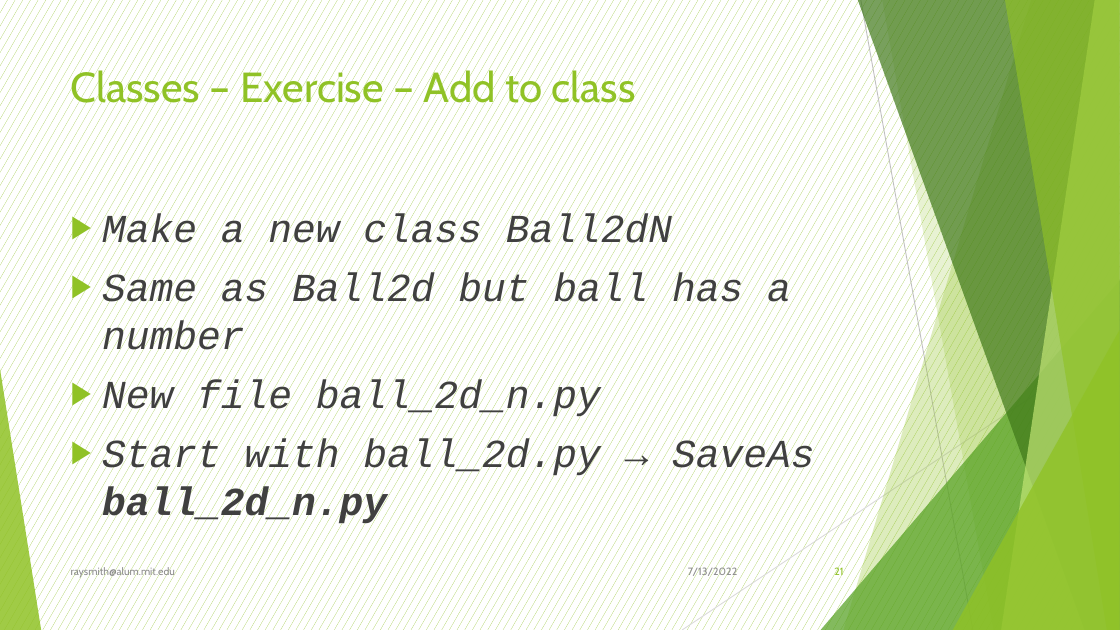
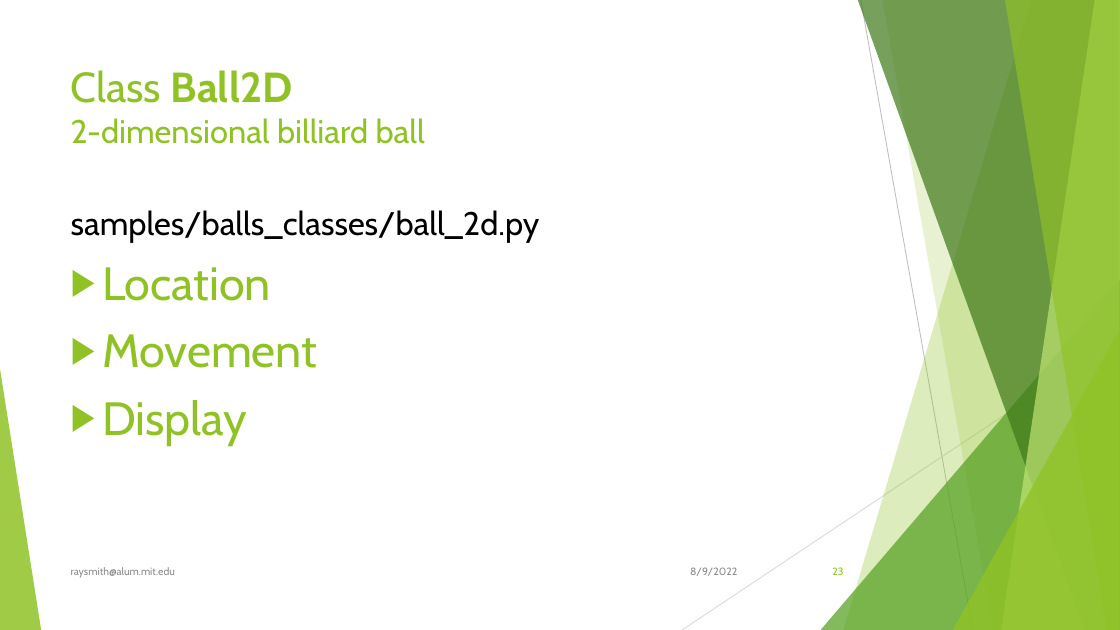
Before and after one commit to raysmith619/Introduction-To-Programming, a slide deck: slide 23 of presentation/Class_5_Classes/Class_5_Classes.pptx (slide 21 before the commit). Drawn at 1120x630 pixels with LibreOffice and Linux fonts; fonts in the diff are those of the drawing. Boxes give left, top, right and bottom in pixels: in the first picture for what was removed or moved away, otherwise in the second. Text is boxed around its words. In the diff, an @@ line names an element or a change of style, - is before the commit and + after.

```diff
--- a/presentation/Class_5_Classes/Class_5_Classes.pptx
+++ b/presentation/Class_5_Classes/Class_5_Classes.pptx
@@ background pattern #90C226 on #FFFFFF to #FFFFFF @@
@@ title at [71,70,425,144]: text changed; size 36 to 28 pt @@
-Classes – Exercise – Add to class
+Class Ball2D
+2-dimensional billiard ball
@@ text at [71,210,540,447]: text changed; size 34 to 28 pt; font Courier New to Cabin; text colour #404040 to #000000; italic off @@
-▶ Make a new class Ball2dN
-▶ Same as Ball2d but ball has a number
-▶ New file ball_2d_n.py
-▶ Start with ball_2d.py → SaveAs ball_2d_n.py
+samples/balls_classes/ball_2d.py
+▶ Location
+▶ Movement
+▶ Display
@@ text at [690,567,737,576]: text changed @@
-7/13/2022
+8/9/2022
@@ page number at [832,567,843,575]: text changed @@
-21
+23
```
Also in this commit, not shown: 21 other slides changed, 7 slides added, 1 slide removed, 16 other files.
